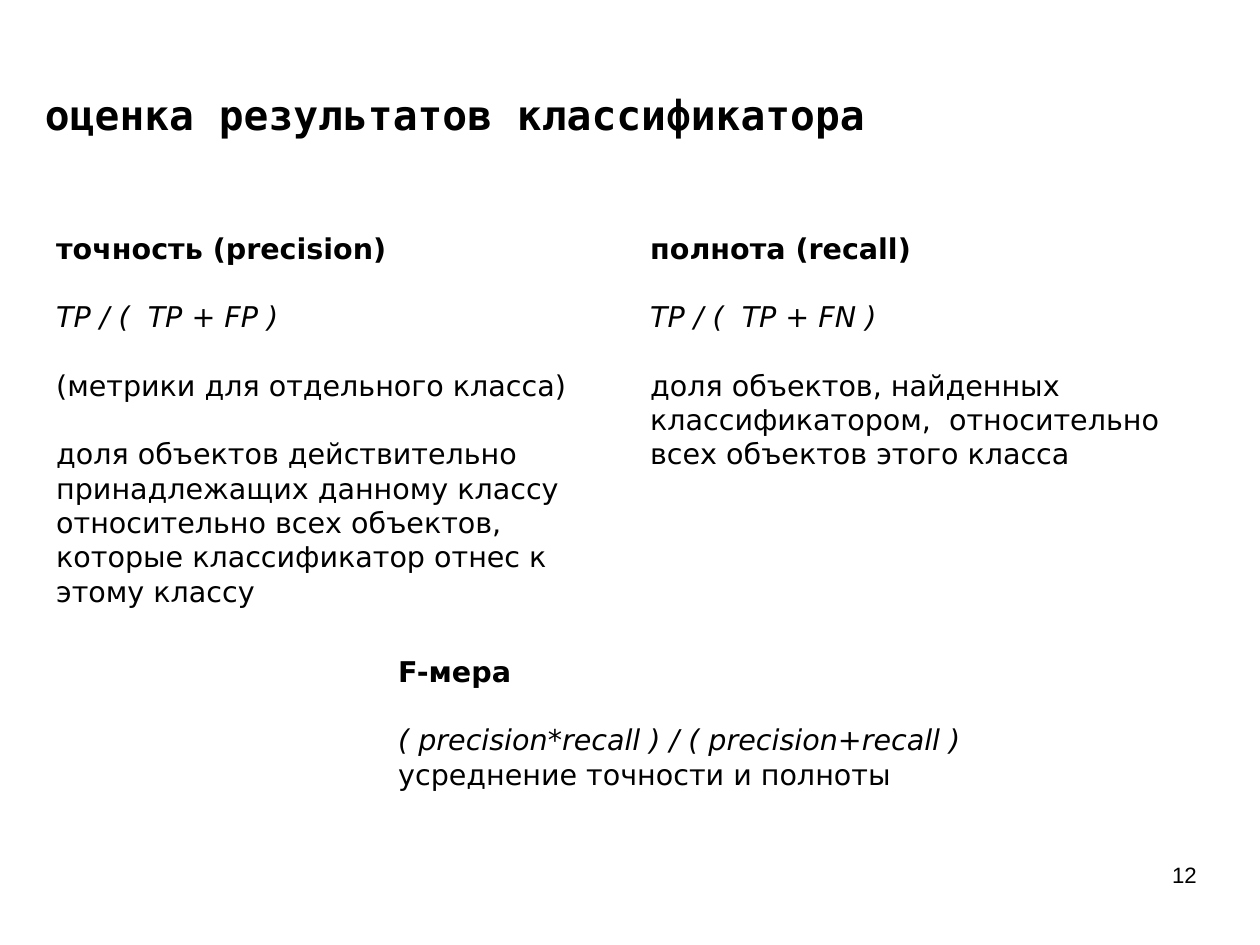
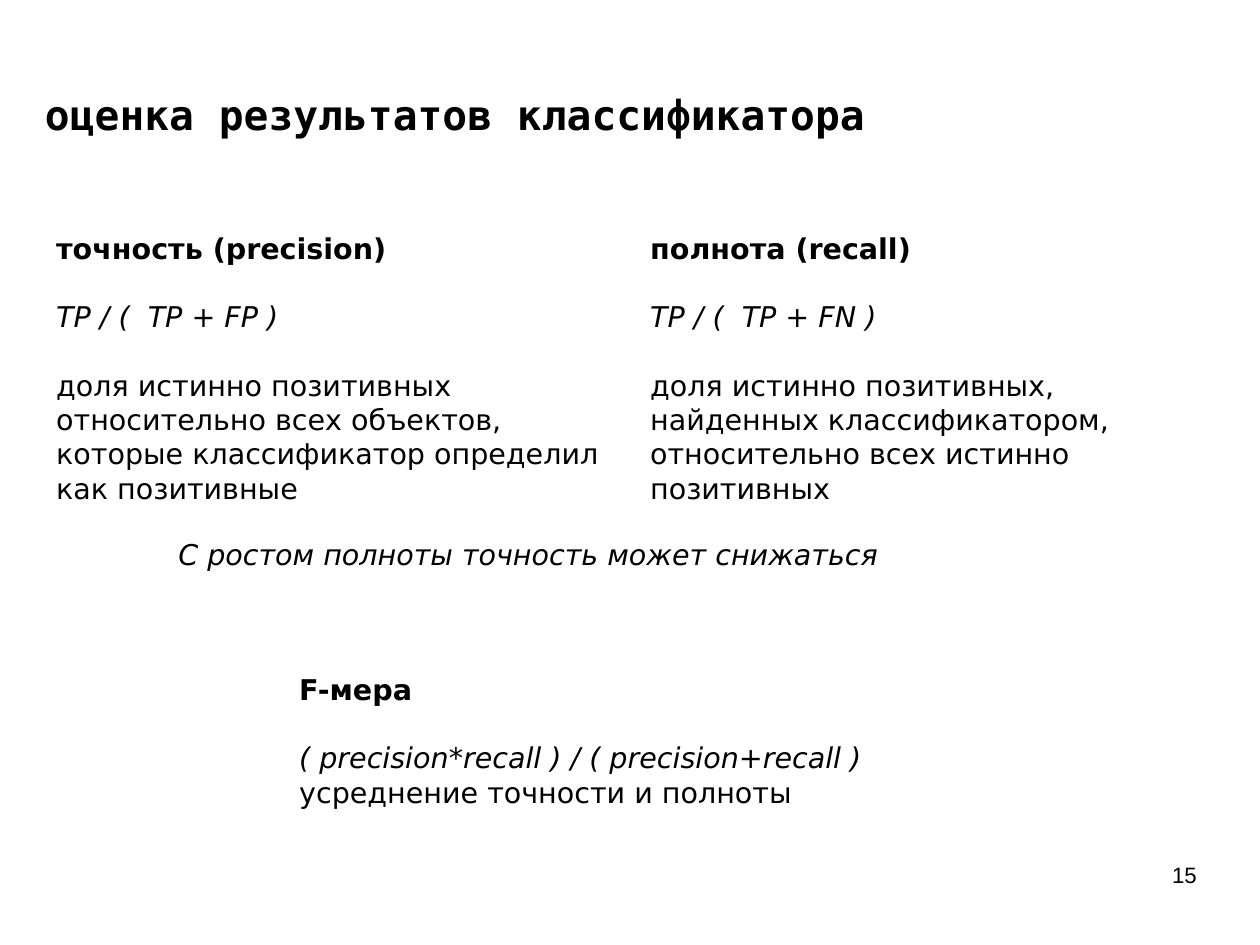
Before and after one commit to mechanoid5/ml_lectorium_legacy, a slide deck: slide 15 of 06-roc-auc.odp (slide 12 before the commit). Drawn at 1260x945 pixels with LibreOffice and Linux fonts; fonts in the diff are those of the drawing; background and template pictures are left out. Boxes give left, top, right and bottom in pixels: in the first picture for what was removed or moved away, otherwise in the second. Text is boxed around its words. In the diff, an @@ line names an element or a change of style, - is before the commit and + after.

```diff
--- a/06-roc-auc.odp
+++ b/06-roc-auc.odp
@@ text at [56, 380, 598, 500]: text changed @@
-(метрики для отдельного класса)
-доля объектов действительно принадлежащих данному классу относительно всех объектов, которые классификатор отнес к этому классу
+доля истинно позитивных
+относительно всех объектов, которые классификатор определил как позитивные
@@ text at [650, 380, 1109, 500]: text changed @@
-доля объектов, найденных классификатором, относительно всех объектов этого класса
+доля истинно позитивных, найденных классификатором,
+относительно всех истинно позитивных
@@ text added at [178, 543, 877, 571], 18 pt, text #000000, italic @@
+С ростом полноты точность может снижаться
@@ text "F-мера": place and size @@
-text "F-мера" at [398, 661, 940, 791]
+text "F-мера" at [299, 679, 841, 809]
@@ page number at [1172, 867, 1197, 884]: text changed @@
-12
+15
```
Also in this commit, not shown: 7 other slides changed, 8 slides added, 3 other files.
